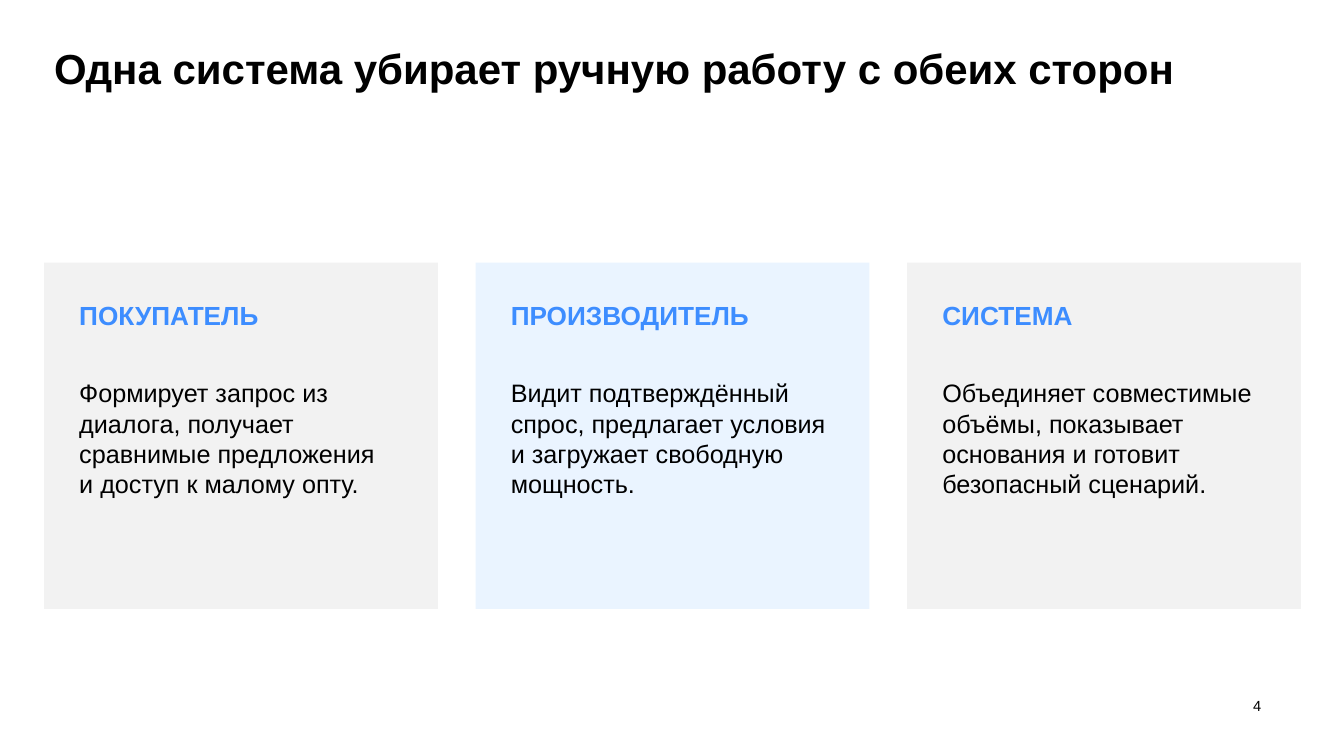
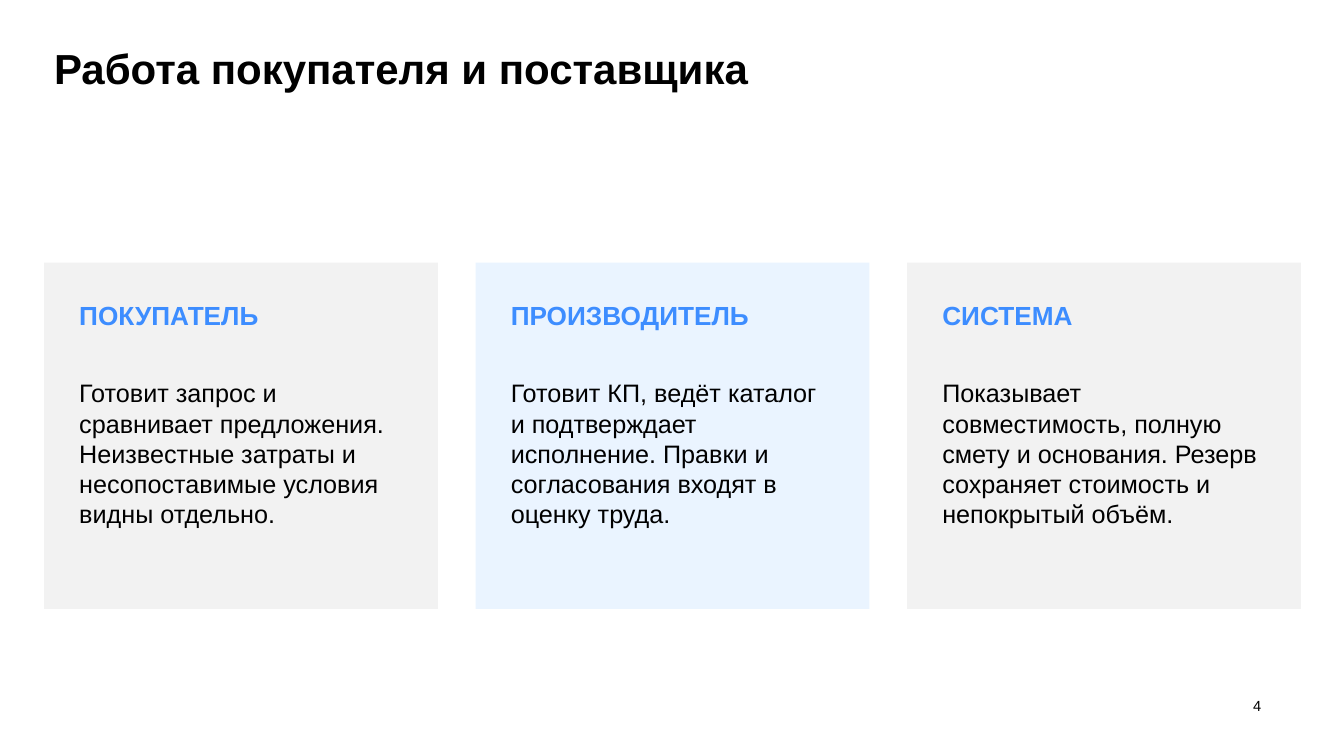
Before and after one commit to NawOmen/R136a1, a slide deck: slide 4 of docs/contest/Porukam-pitch.pptx. Drawn at 1344x756 pixels with LibreOffice and Linux fonts; fonts in the diff are those of the drawing. Boxes give left, top, right and bottom in pixels: in the first picture for what was removed or moved away, otherwise in the second. Text is boxed around its words. In the diff, an @@ line names an element or a change of style, - is before the commit and + after.

```diff
--- a/docs/contest/Porukam-pitch.pptx
+++ b/docs/contest/Porukam-pitch.pptx
@@ text at bbox=[54, 53, 748, 93]: text changed @@
-Одна система убирает ручную работу с обеих сторон
+Работа покупателя и поставщика
@@ text at bbox=[79, 384, 384, 528]: text changed @@
-Формирует запрос из диалога, получает сравнимые предложения и доступ к малому опту.
+Готовит запрос и сравнивает предложения. Неизвестные затраты и несопоставимые условия видны отдельно.
@@ text at bbox=[511, 384, 816, 529]: text changed @@
-Видит подтверждённый спрос, предлагает условия и загружает свободную мощность.
+Готовит КП, ведёт каталог и подтверждает исполнение. Правки и согласования входят в оценку труда.
@@ text at bbox=[942, 384, 1257, 529]: text changed @@
-Объединяет совместимые объёмы, показывает основания и готовит безопасный сценарий.
+Показывает совместимость, полную смету и основания. Резерв сохраняет стоимость и непокрытый объём.
```
Also in this commit, not shown: 4 other slides changed, 3 slides added, 3 slides removed, 19 other files.
